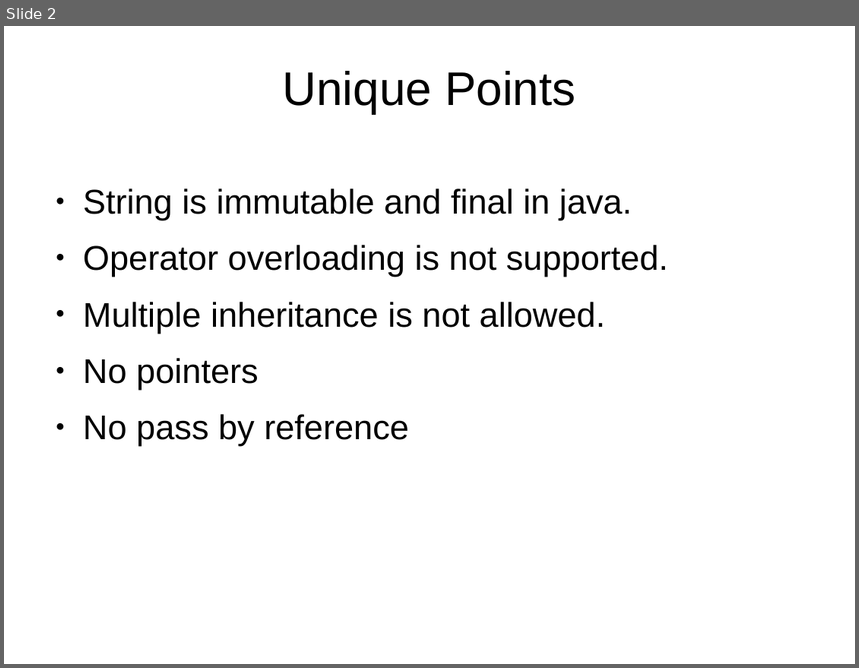
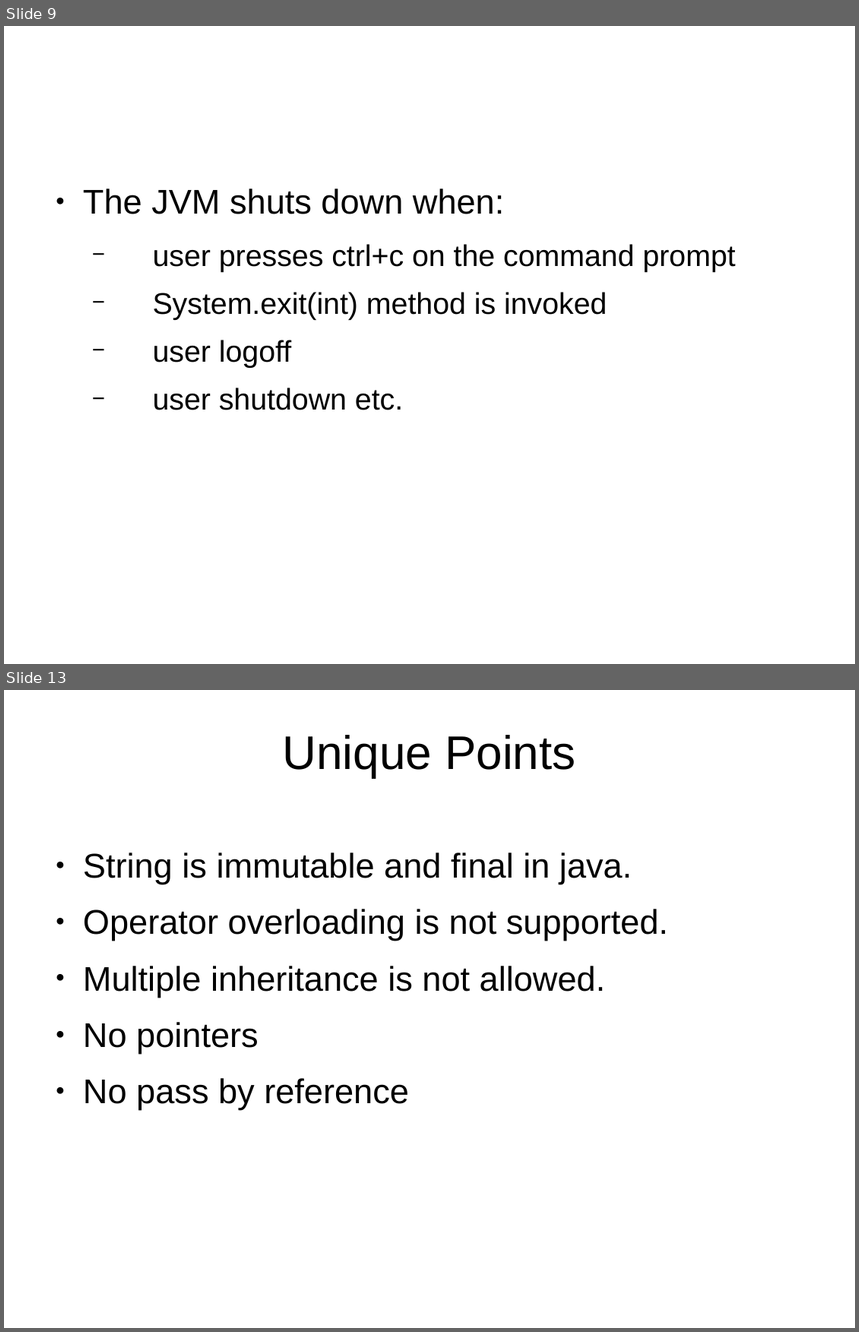
Before and after one commit to tanmayrajani/Internship_PreWork, a slide deck: Java/Java_Notes.odp. Shown one above the other, each under a label of ours: slide 2 before the commit, slides 9 and 13 after it; the slides between them are not shown. The pictures are 859x668 and 859x1332 pixels, drawn with LibreOffice and Linux fonts; fonts in the diff are those of the drawing; background and template pictures are left out. Boxes give left, top, right and bottom in pixels: in the first picture for what was removed or moved away, otherwise in the second. Text is boxed around its words. In the diff, an @@ line names an element or a change of style, - is before the commit and + after.

```diff
--- a/Java/Java_Notes.odp
+++ b/Java/Java_Notes.odp
@@ slide 9 added at [4,26,855,664], background picture (left out) @@
@@ text added at [83,189,736,411], 27.9 pt, text #000000 @@
+● The JVM shuts down when:
+  − user presses ctrl+c on the command prompt
+  − System.exit(int) method is invoked
+  − user logoff
+  − user shutdown etc.
@@ what was slide 2 is now slide 13 @@
```
Also in this commit, not shown: 10 other slides added, 4 other files.
